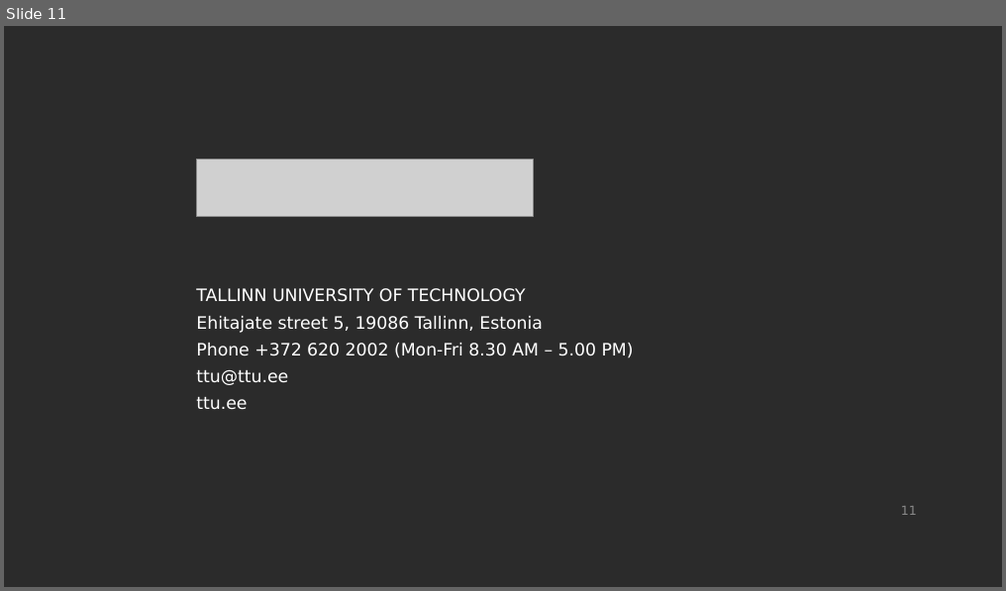
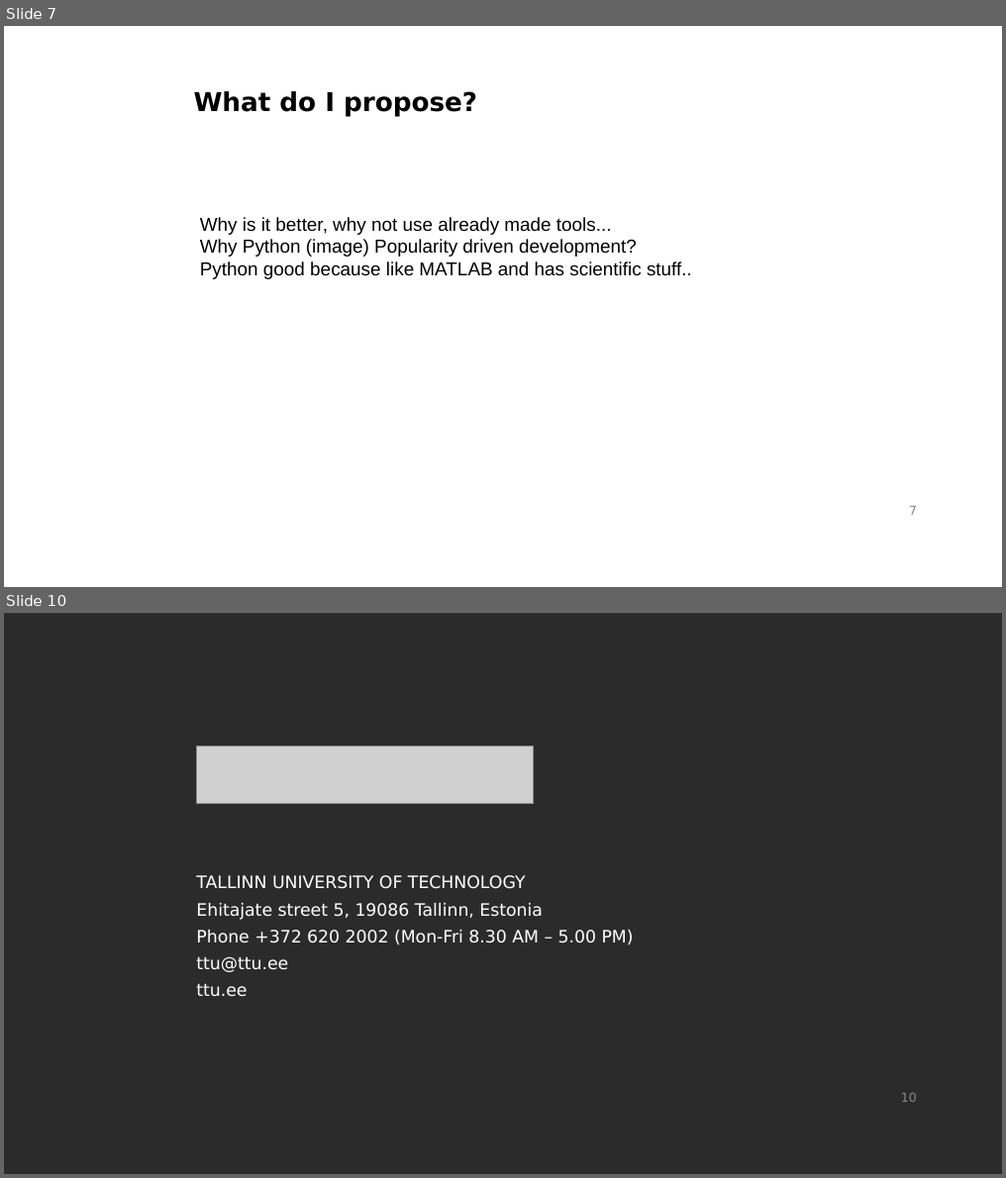
Before and after one commit to gasparka/thesis, a slide deck: presentation.odp. Shown one above the other, each under a label of ours: slide 11 before the commit, slides 7 and 10 after it; the slides between them are not shown. The pictures are 1006x591 and 1006x1178 pixels, drawn with LibreOffice and Linux fonts; fonts in the diff are those of the drawing; grey boxes stand for pictures; background and template pictures are left out; a plain dark background stands for a picture behind light text. Boxes give left, top, right and bottom in pixels: in the first picture for what was removed or moved away, otherwise in the second. Text is boxed around its words. In the diff, an @@ line names an element or a change of style, - is before the commit and + after.

```diff
--- a/presentation.odp
+++ b/presentation.odp
@@ slide 7 added at (4,26,1002,587), background #FFFFFF; not listed: 1 template element that a slide beside it also shows @@
@@ text added at (194,91,477,117), 25 pt, text #000000, bold @@
+What do I propose?
@@ text added at (200,217,692,279), 18 pt, text #000000 @@
+Why is it better, why not use already made tools...
+Why Python (image) Popularity driven development?
+Python good because like MATLAB and has scientific stuff..
@@ what was slide 11 is now slide 10 @@
@@ page number at (901,1093,917,1102): text changed @@
-11
+10
```
Also in this commit, not shown: 6 other slides added, 8 slides removed.
